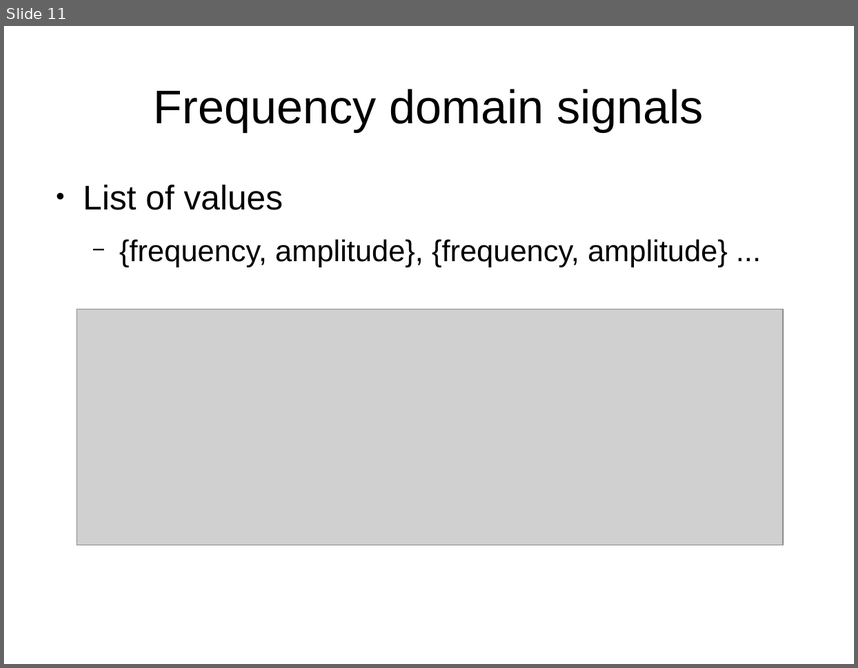
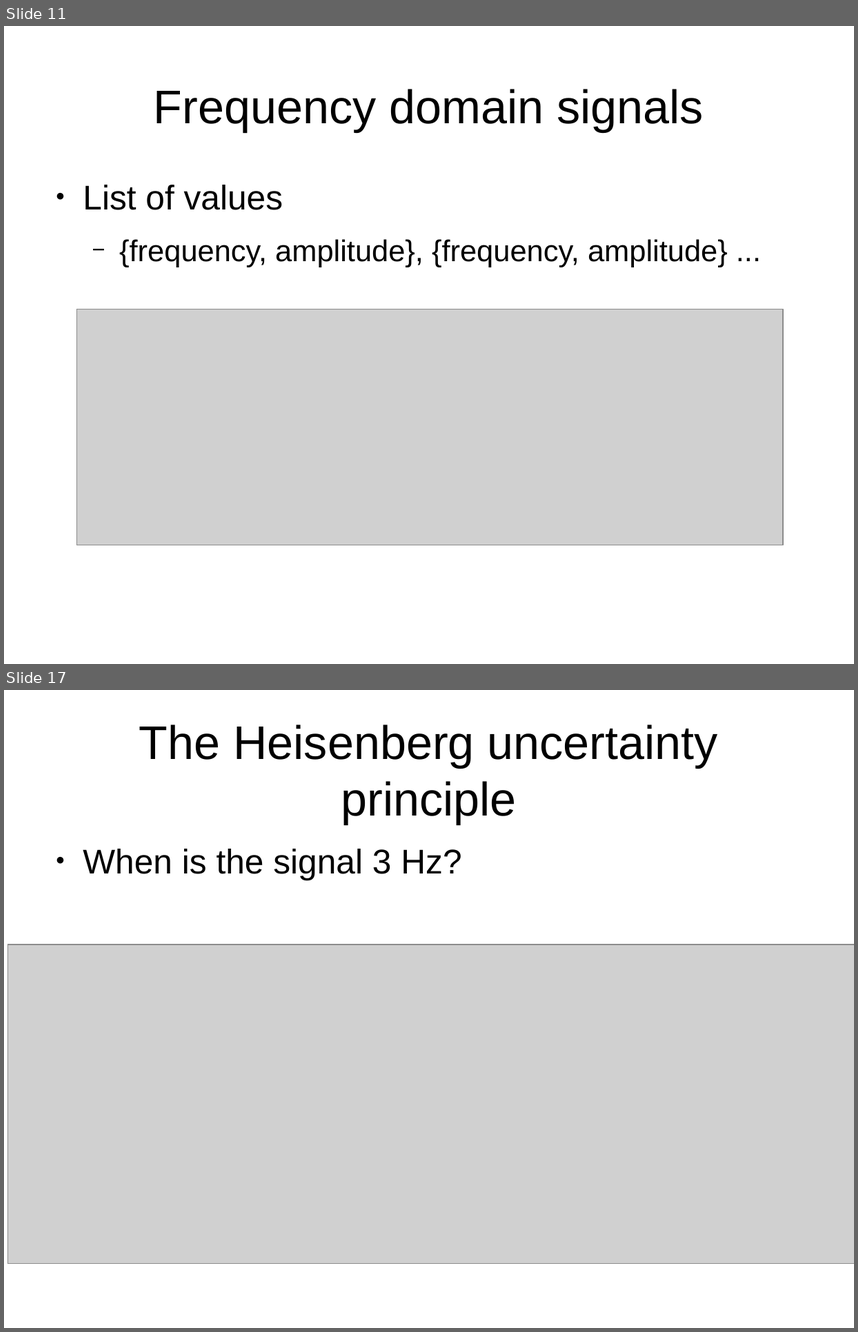
Before and after one commit to weegreenblobbie/sd_audio_hackers, a slide deck: spectrograms_explained/presentation_spectrograms_explained.odp. Shown one above the other, each under a label of ours: slide 11 before the commit, slides 11 and 17 after it; the slides between them are not shown. The pictures are 858x668 and 858x1332 pixels, drawn with LibreOffice and Linux fonts; fonts in the diff are those of the drawing; grey boxes stand for pictures. Boxes give left, top, right and bottom in pixels: in the first picture for what was removed or moved away, otherwise in the second. Text is boxed around its words. In the diff, an @@ line names an element or a change of style, - is before the commit and + after.

Commit message:
added heisenberg slides

```diff
--- a/spectrograms_explained/presentation_spectrograms_explained.odp
+++ b/spectrograms_explained/presentation_spectrograms_explained.odp
@@ slide 17 added at (x1=4, y1=690, x2=854, y2=1328), background #FFFFFF @@
@@ title added at (x1=139, y1=724, x2=718, y2=825), 44 pt, text #000000 @@
+The Heisenberg uncertainty principle
@@ text added at (x1=83, y1=849, x2=461, y2=880), 32 pt, text #000000 @@
+● When is the signal 3 Hz?
@@ picture added at (x1=8, y1=945, x2=854, y2=1264) @@
```
Also in this commit, not shown: 3 slides changed, 9 other slides added, 1 other file.
